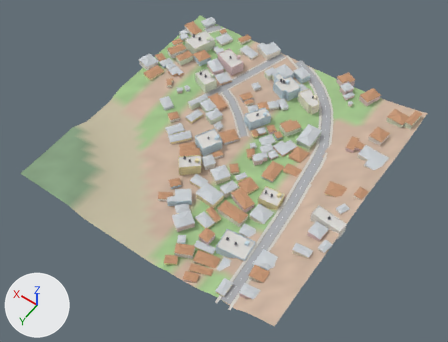
The glTF model city/hi/t_3_-4.glb as it was, and as the next commit left it.
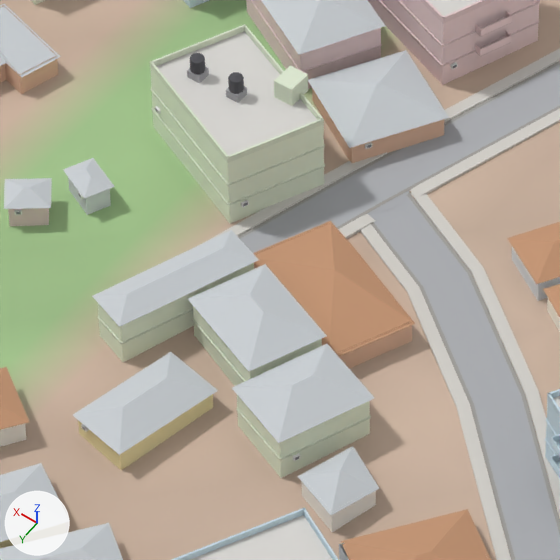
The first picture shows the older version from a 50 mm lens placed at (693.0, -604.0, 425.0), pointed at (888.0, -877.0, -3.0). The close-ups show the older and then the newer version on the part from 39% to 55% of the width and 19% to 39% of the height of that picture. Only the edits that show in the close-ups are written down. The axes (+X, +Y, +Z) are drawn at lower left. The lights are the same throughout. Vertices at exactly the same position are counted once.

Names of what the first close-up shows: 'Buildings-col', 'Details', 'Roads-col', 'Sidewalks-col', 'Terrain-col'.
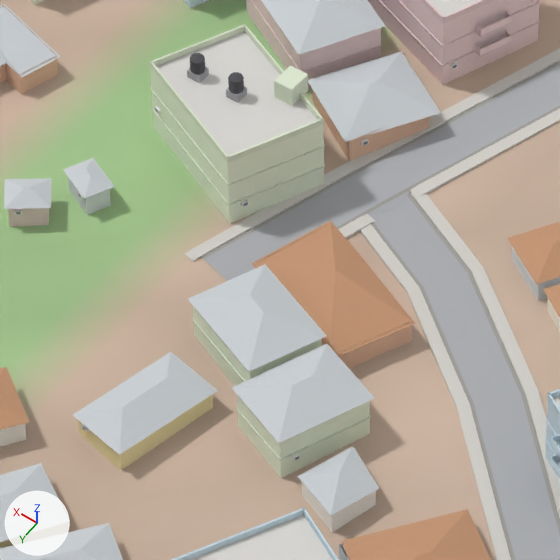
Patch to the scene script:
```diff
--- a/city/hi/t_3_-4.glb.py
+++ b/city/hi/t_3_-4.glb.py
@@ me_buildings_col @@
 # used by ob_buildings_col; location = (0.0, 0.0, 0.0)
-me_buildings_col.from_pydata(...)  # 1818 vertices, 2107 faces; spans x 768.0..1031.0, y -1032.0..-768.0, z 1.0..29.0
+me_buildings_col.from_pydata(...)  # 1804 vertices, 2091 faces; spans x 768.0..1031.0, y -1032.0..-768.0, z 1.0..29.0
+# me_buildings_col part 1: the loose piece of 8 vertices spanning x 943.0..954.0, y -930.0..-911.0, z 6.0..13.0 is deleted
+# me_buildings_col part 2: the loose piece of 6 vertices spanning x 942.0..954.0, y -930.0..-910.0, z 13.0..14.0 is deleted
+# me_buildings_col part 3: 5 vertices moved from x 940.0..946.0, y -962.0..-930.0, z 6.0..10.0 to x 942.0..945.0, y -962.0..-930.0, z 6.0..10.0; 5 vertices removed from x 939.0..950.0, y -969.0..-951.0, z 10.0..13.0; 5 vertices added at x 941.0..951.0, y -969.0..-952.0, z 10.0..12.0
+# other edits to the shape of me_buildings_col do not show in these pictures
 me_buildings_col.materials.append(mat_wall)
```

Location of each change, [x1, y1, x2, y2] in pixels of the close-ups (560 x 560 px; the box of a moved part takes in the faces that stretch with it):
part 1 of me_buildings_col, deleted: before [98, 254, 254, 362]
part 2 of me_buildings_col, deleted: before [92, 230, 259, 327]
part 3 of me_buildings_col, moved or reshaped: before [253, 50, 449, 346]; after [252, 51, 441, 346]
